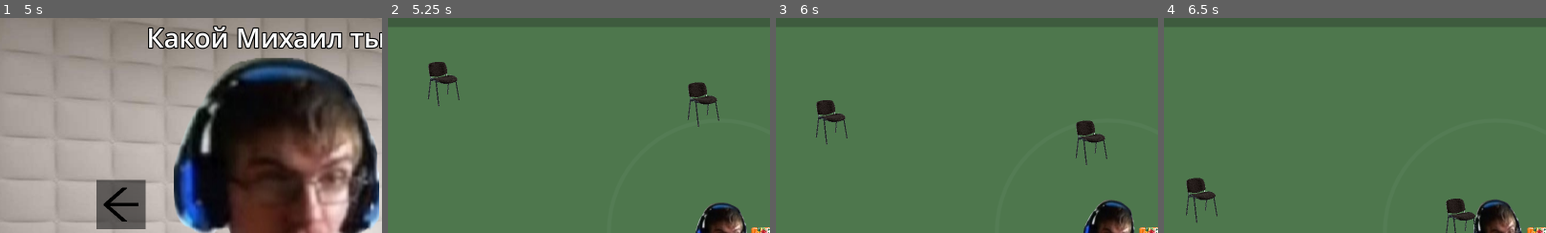
Above: before the commit, frames 1-4 (left to right).
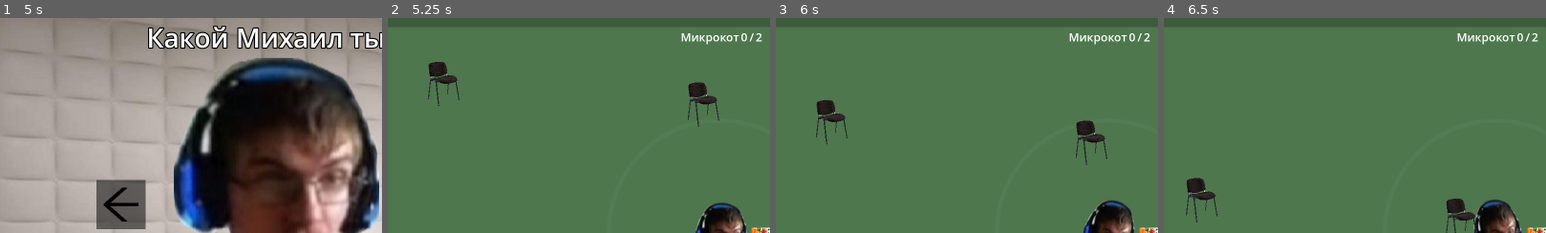
Above: after the commit, the same moments.

Repository: ilyabasisty/mtsia-survivors
Game: Godot game, scene res://src/scenes/splash_screen.tscn
Two runs of this game, one before a commit and one after it. Both use one fixed random seed, a clock stepped at 60 frames per second and the inputs below.
Inputs (mouse positions are % of the whole screen's width and height, from its top left):
- Up to frame 1 (5 s): tap Enter at 0.5, 2 s; move the mouse to (72, 45) at 0.52 s; hold D (move_right) 0.53-1.28 s; tap Space at 1.25 s; move the mouse to (30, 55) at 1.27 s; hold S (move_down) 1.28-2.03 s; move the mouse to (60, 28) at 2.02 s; hold D (move_right) 2.03-2.75 s; click "ЗАПУСТЫТ СЕРВЕР" at 2.75 s; click "всееее назаааад" at 3.5 s; click "ЗАПУСТЫТ СЕРВЕР" at 4.25 s
- Up to frame 2 (5.25 s): click "НАЧАТ" at 5 s
- Up to frame 3 (6 s): tap Space at 5.75 s; move the mouse to (45, 70) at 5.77 s; hold W (move_up) from 5.78 s (still down)
- Up to frame 4 (6.5 s): keep holding W (move_up)
The pictures show only the part of the screen within x 6-56%, y 0-50%; the shares and areas given below are measured in that part.

Frame 1 is identical in both runs. In frame 2, 0.4% of the frame differs, in the area x 76-98%, y 7-13%; in frame 3, 0.4%; in frame 4, 0.4%.

Commit message:
add hud setup && mob setting setup

Diff:
--- a/src/datass/enemies.gd
+++ b/src/datass/enemies.gd
@@ -3,11 +3,30 @@
 var ENEMIES = [
 	{
 		"image": load("res://assets/images/enemies/the_Cat_alph.png"),
-		"max_in_swarm": 1,
+		"max_in_swarm": 2,
+		"health": 20,
+		"damage": 10.0,
+		"spawn_rate": 1,
+		"title": "Микрокот",
+		"text": "Они вообще не понимают, что тут происходит",
 	},
 	{
 		"image": load("res://assets/images/enemies/pepega_1.png"),
-		"max_in_swarm": 1,
+		"max_in_swarm": 3,
+		"health": 50,
+		"damage": 30.0,
+		"spawn_rate": 1,
+		"title": "Пепега",
+		"text": "Эти пепеги грустят - завали их",
+	},
+	{
+		"image": load("res://assets/images/enemies/uganda.png"),
+		"max_in_swarm": 30,
+		"health": 1,
+		"damage": 1.0,
+		"spawn_rate": 0.2,
+		"title": "Мемный Наклз",
+		"text": "Толпа Наклзов отбилась от своей принцессы и ищет новую",
 	},
 
 ]
--- a/src/enemies/mob.gd
+++ b/src/enemies/mob.gd
@@ -1,8 +1,9 @@
 extends CharacterBody2D
 
 const MOB_SPEED = 200
-var max_health = 30
-var health = max_health
+var health = 30
+
+var current_enemy
 
 @onready var player = get_node("/root/Game/Player")
 
@@ -12,7 +13,9 @@
 	%Mob.play_walk_animation()
 
 func setup_mob():
-	$Mob/TextureRect.texture = Enemies.ENEMIES[Global.select_enemy_id].image
+	current_enemy = Enemies.ENEMIES[Global.select_enemy_id]
+	health = current_enemy.health
+	$Mob/TextureRect.texture = current_enemy.image
 
 func _physics_process(delta: float) -> void:
 	var direction = global_position.direction_to(player.global_position)
@@ -20,9 +23,9 @@
 	move_and_slide()
 
 	if direction[0] < 0:
-		$Mob/TheCat.flip_h = false
+		$Mob/TextureRect.flip_h = false
 	elif direction[0] > 0:
-		$Mob/TheCat.flip_h = true
+		$Mob/TextureRect.flip_h = true
 
 
 func take_damage(damage: int):
--- a/src/player/player.gd
+++ b/src/player/player.gd
@@ -3,17 +3,25 @@
 signal health_deplated
 
 const PLAYER_SPEED = 400
-const DAMAGE_RATE = 10.0
+var damage_rate = 10.0
 var select_character
+var current_enemy
 @export var max_health = 100.0
 var health = max_health
 
 func _ready() -> void:
+	Global.swarm_changed.connect(setup_mob)
 
 	select_character = Characters.CHARACTERS[Global.select_character_id]
 	$Misha/TextureRect.texture = select_character.image
 
 	%AudioStreamPlayer.stream = PreLoader.grass_footsteps
+
+func setup_mob():
+	current_enemy = Enemies.ENEMIES[Global.select_enemy_id]
+	damage_rate = current_enemy.damage
+
+	health += 10.0
 
 
 func _physics_process(delta: float) -> void:
@@ -24,7 +32,7 @@
 
 	var overlapping_mobs = %HurtBox.get_overlapping_bodies()
 	if overlapping_mobs.size() > 0:
-		health -= DAMAGE_RATE * overlapping_mobs.size() * delta
+		health -= damage_rate * overlapping_mobs.size() * delta
 		%ProgressBar.value = health
 		if health <= 0.0:
 			health_deplated.emit()
--- a/src/scenes/game.gd
+++ b/src/scenes/game.gd
@@ -19,6 +19,7 @@
 		Global.spawn_count_in_current_swarm = 0
 		current_enemy = Enemies.ENEMIES[Global.select_enemy_id]
 		Global.max_swarm_count = current_enemy.max_in_swarm
+		$SpawnTimer.wait_time = current_enemy.spawn_rate
 		Global.swarm_changed.emit()
 	else:
 		$GameOver/ColorRect/Label.text = "Молодец"
@@ -36,6 +37,7 @@
 
 func _input(event: InputEvent) -> void:
 	if Input.is_key_pressed(KEY_ESCAPE):
+		Global.select_enemy_id = -1
 		get_tree().change_scene_to_file("res://src/scenes/menu.tscn")
 
 
--- a/src/scenes/hud.gd
+++ b/src/scenes/hud.gd
@@ -1,13 +1,20 @@
 extends Node2D
+
+var current_enemy
 
 
 func _ready() -> void:
-	$Control/ProgressBar.max_value = Global.max_swarm_count
 	Global.swarm_changed.connect(setup_hud)
+	setup_hud()
 
 func setup_hud():
+	current_enemy = Enemies.ENEMIES[Global.select_enemy_id]
+	%spawn_info/name.text = current_enemy.title
+	%spawn_info/max.text = str(Global.max_swarm_count)
+
 	$Control/ProgressBar.max_value = Global.max_swarm_count
 
 
 func _process(delta: float) -> void:
 	$Control/ProgressBar.value = Global.dead_count_in_current_swarm
+	%spawn_info/current.text = str(Global.dead_count_in_current_swarm)
--- a/src/scenes/hud.tscn
+++ b/src/scenes/hud.tscn
@@ -12,6 +12,9 @@
 
 [sub_resource type="StyleBoxFlat" id="StyleBoxFlat_76jcw"]
 bg_color = Color(0.158805, 0.459681, 0.690096, 1)
+
+[sub_resource type="LabelSettings" id="LabelSettings_1h3sj"]
+font_size = 24
 
 [node name="HUD" type="Node2D"]
 script = ExtResource("1_81jtt")
@@ -65,3 +68,35 @@
 max_value = 10.0
 step = 1.0
 show_percentage = false
+
+[node name="spawn_info" type="HBoxContainer" parent="Control"]
+unique_name_in_owner = true
+layout_mode = 1
+anchors_preset = 5
+anchor_left = 0.5
+anchor_right = 0.5
+offset_left = -159.0
+offset_right = 160.0
+offset_bottom = 80.0
+grow_horizontal = 2
+alignment = 1
+
+[node name="name" type="Label" parent="Control/spawn_info"]
+layout_mode = 2
+text = "Некое наименование"
+label_settings = SubResource("LabelSettings_1h3sj")
+
+[node name="current" type="Label" parent="Control/spawn_info"]
+layout_mode = 2
+text = "2"
+label_settings = SubResource("LabelSettings_1h3sj")
+
+[node name="Label3" type="Label" parent="Control/spawn_info"]
+layout_mode = 2
+text = "/"
+label_settings = SubResource("LabelSettings_1h3sj")
+
+[node name="max" type="Label" parent="Control/spawn_info"]
+layout_mode = 2
+text = "10"
+label_settings = SubResource("LabelSettings_1h3sj")
Binary file changed: assets/images/enemies/pepega_1.png
Binary file added: assets/images/enemies/uganda.png
Not shown, added: assets/images/enemies/uganda.png.import
Not shown: 1 places in src/scenes/hud.tscn that only renumber resources
